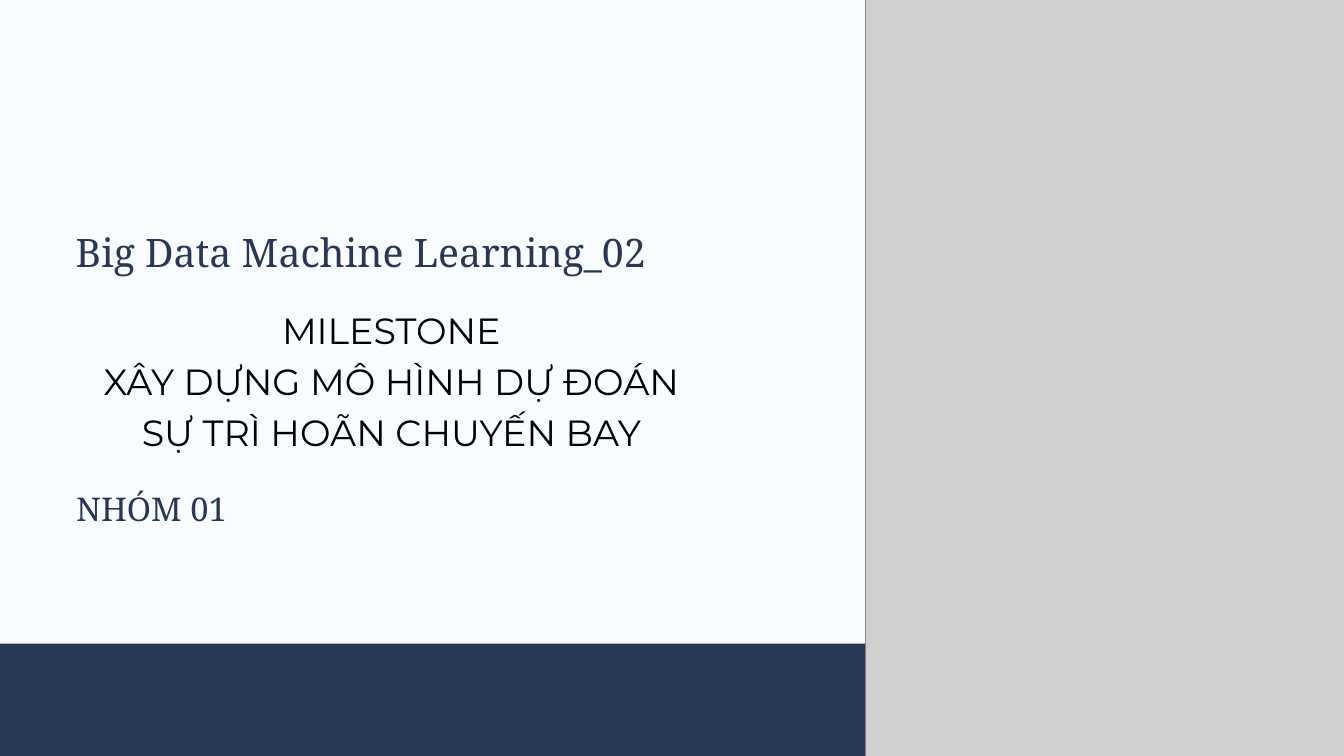
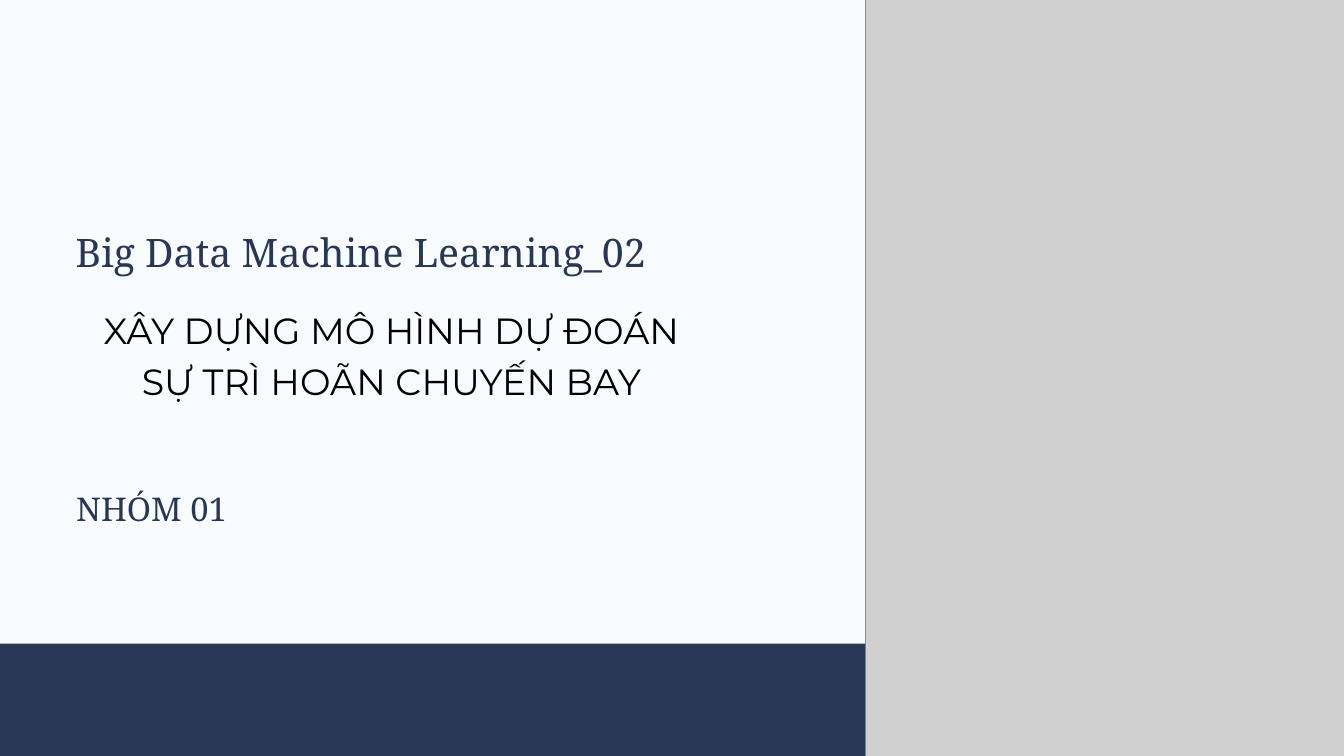
Before and after one commit to n0aHVN/Nhom01_BDML_02, a slide deck: slide 1 of Final/Nhom01.pptx. Drawn at 1344x756 pixels with LibreOffice and Linux fonts; fonts in the diff are those of the drawing; grey boxes stand for pictures. Boxes give left, top, right and bottom in pixels: in the first picture for what was removed or moved away, otherwise in the second. Text is boxed around its words. In the diff, an @@ line names an element or a change of style, - is before the commit and + after.

```diff
--- a/Final/Nhom01.pptx
+++ b/Final/Nhom01.pptx
@@ text at [282, 318, 501, 345]: paragraph removed @@
-MILESTONE
```
Also in this commit, not shown: 1 other slide changed.
